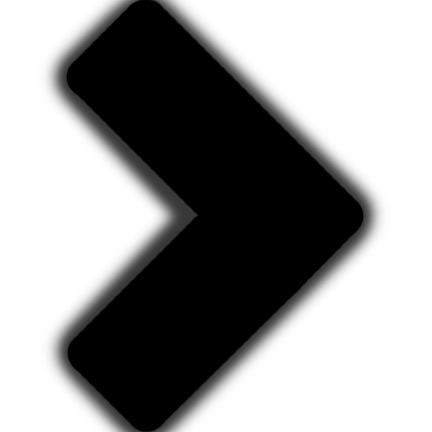
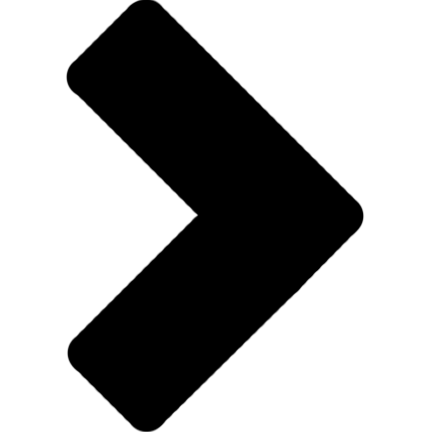
Comparing the layer stacks of the two 432 x 432 images. Changes:
painted on "Layer 2" over [40, 0, 388, 432]
